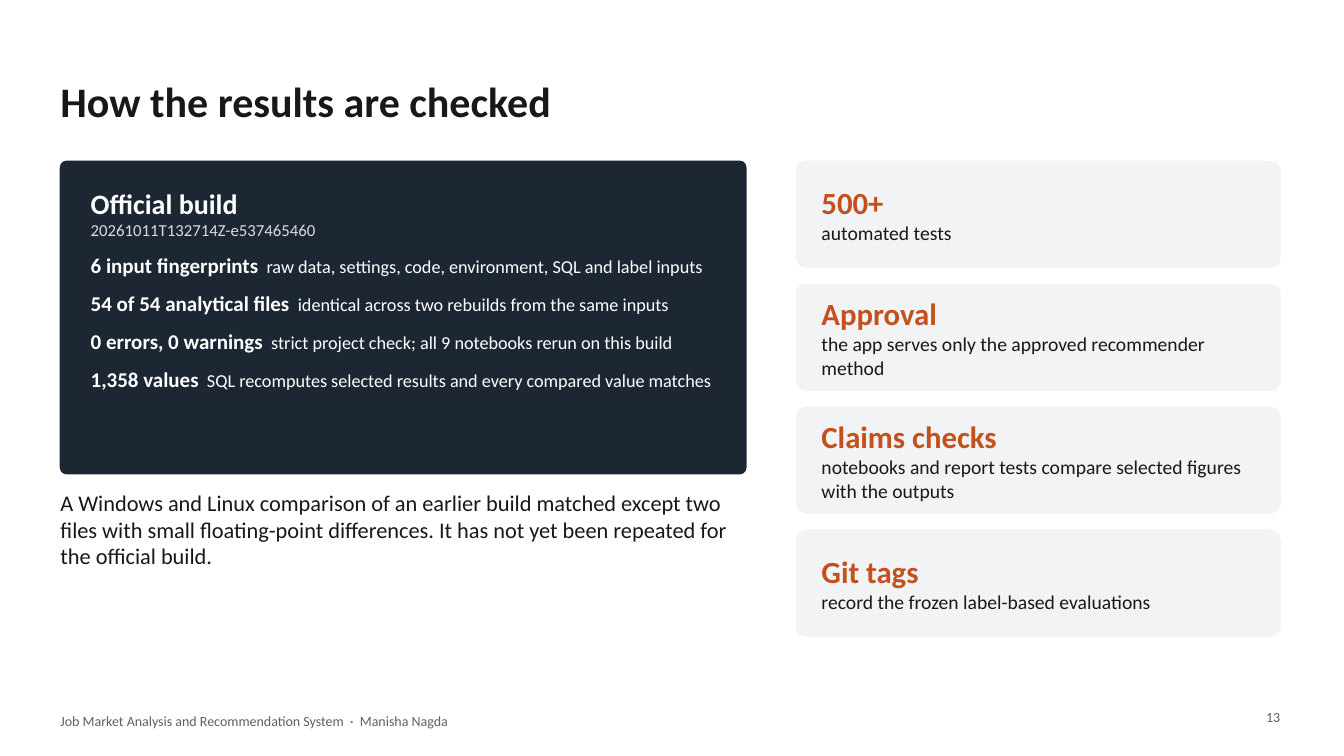
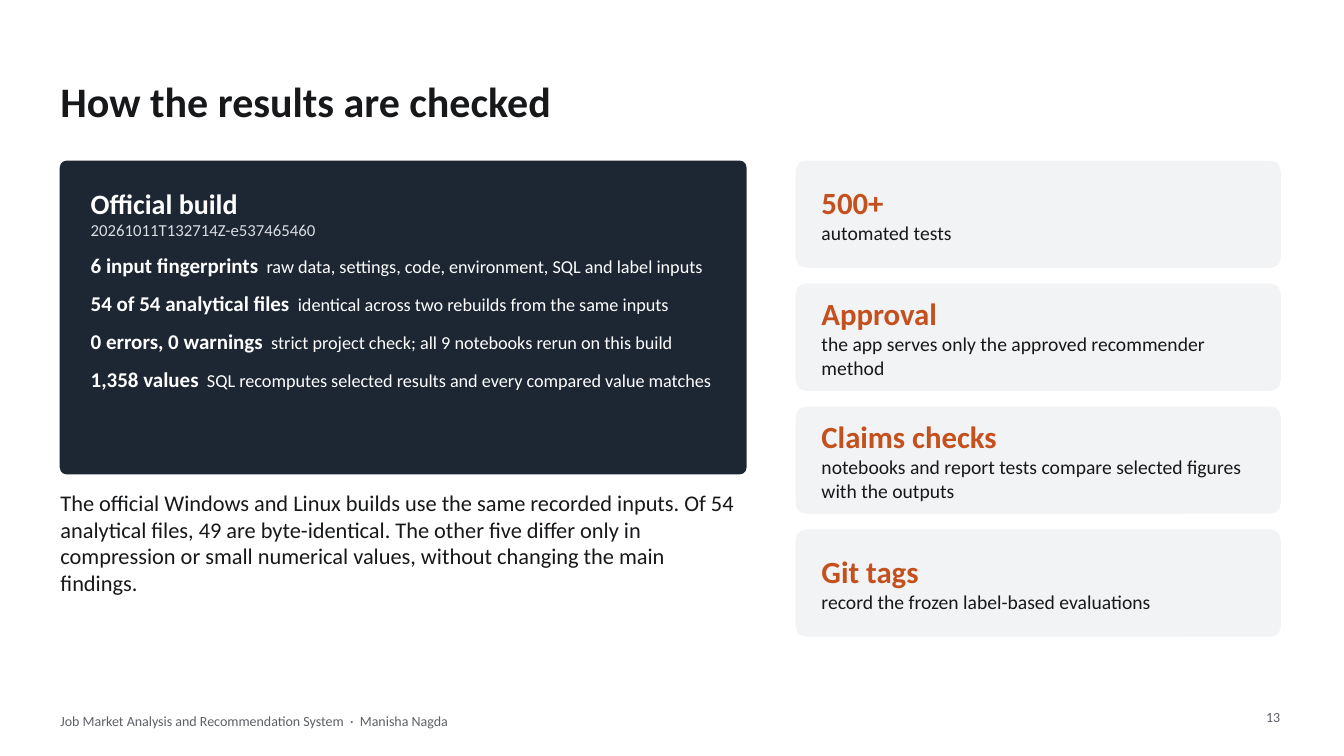
Before and after one commit to manishanagda1997-debug/Project_8_NHIS, a slide deck: slide 13 of reports/job_market_presentation.pptx. Drawn at 1344x756 pixels with LibreOffice and Linux fonts; fonts in the diff are those of the drawing. Boxes give left, top, right and bottom in pixels: in the first picture for what was removed or moved away, otherwise in the second. Text is boxed around its words. In the diff, an @@ line names an element or a change of style, - is before the commit and + after.

Commit message:
Cross-platform check of the official build and Docker application test documented in report, slides and decision log

```diff
--- a/reports/job_market_presentation.pptx
+++ b/reports/job_market_presentation.pptx
@@ text at box(60, 495, 734, 595): text changed @@
-A Windows and Linux comparison of an earlier build matched except two files with small floating-point differences. It has not yet been repeated for the official build.
+The official Windows and Linux builds use the same recorded inputs. Of 54 analytical files, 49 are byte-identical. The other five differ only in compression or small numerical values, without changing the main findings.
```
Also in this commit, not shown: 3 other files.
